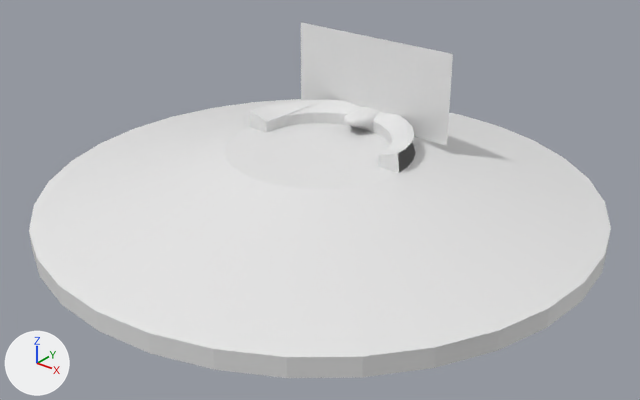
The Blender file Solar-System-Simulation/Assets/Prefabs/spaceship.blend: old version first, new version second.
The view is the same before and after, from a 50 mm lens placed at (5.4, -6.75, 3.58), pointed at (0.12, -0.15, -0.5). Every picture has the same lights, and +X, +Y and +Z are marked at lower left.

In view in the first picture: 'Body', 'Dashboad', 'Plane'.
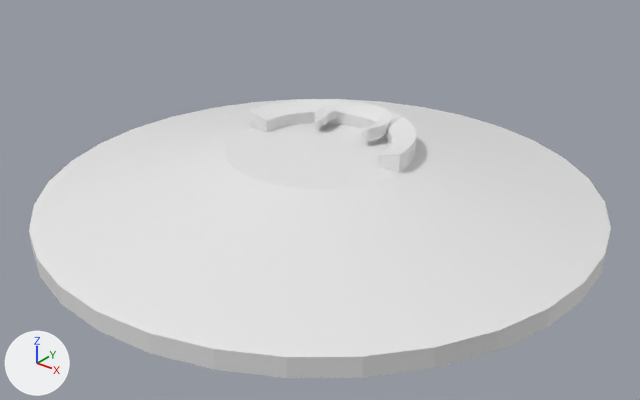
Changed parts and their boxes [x1, y1, x2, y2] in the pictures (640 x 400 px):
'Plane', hidden: before [301, 22, 453, 146]
'Dashboad', reshaped, moved, rescaled, modifiers changed: before [250, 100, 416, 173]; after [249, 99, 417, 173]
part 1 of me_circle_001, deleted: before [344, 107, 379, 132]
part 2 of me_circle_001, built on: before [290, 100, 416, 173]; after [290, 99, 417, 173]

What changed in the scene script:
```text
Change me_circle_001:
    used by ob_dashboad; location = (0.0, 0.0, 0.0)
    remove me_circle_001.from_pydata(...)  # 283 vertices, 178 faces, 22 loose edges; spans x -1.0..1.0, y 0.0..0.98, z 0.0..0.2
    add me_circle_001.from_pydata(...)  # 209 vertices, 192 faces, 1 loose edge; spans x -1.0..1.0, y 0.0..1.0, z -1.0..1.0
    me_circle_001 part 1: the loose piece of 180 vertices spanning x -0.16..0.16, y 0.48..0.98, z 0.0..0.2 is deleted
    me_circle_001 part 2
    87 vertices are removed from x -0.98..0.98, y 0.0..0.98, z 0.0..0.2
    24 faces are deleted
    22 loose edges are deleted
    130 vertices are added at x -0.75..0.75, y 0.0..1.0, z -1.0..1.0
    16 new vertices lie (0.0, 0.0, -1.0) away from vertices in x -1.0..1.0, y 0.0..0.98, z 0.0
    16 new vertices lie (0.0, 0.0, 1.0) away from vertices in x -1.0..1.0, y 0.0..0.98, z 0.0
    13 new vertices lie (0.0, 0.0, 1.34) away from vertices in x -0.75..0.75, y 0.0..0.75, z -1.0
    10 new vertices lie (0.0, 0.0, 0.89) away from vertices in x -0.3..0.3, y 0.42..0.64, z -0.2
    8 new vertices lie (0.0, 0.0, 1.2) away from vertices in x -0.42..0.42, y 0.35..0.58, z -0.2
    1 loose edge is added
    192 new faces join them
Change ob_dashboad:
    remove _m = ob_dashboad.modifiers.new('Boolean', 'BOOLEAN')
    remove _m.operation = 'UNION'
    remove _m.solver = 'FLOAT'
    ob_dashboad.location: (0.0, 0.0, 0.0) -> (0.0, 0.0, 0.099)
    ob_dashboad.scale: (1.0, 1.0, 1.0) -> (1.0, 1.0, 0.1)
Change ob_plane:
    add ob_plane.hide_set(True)
```
